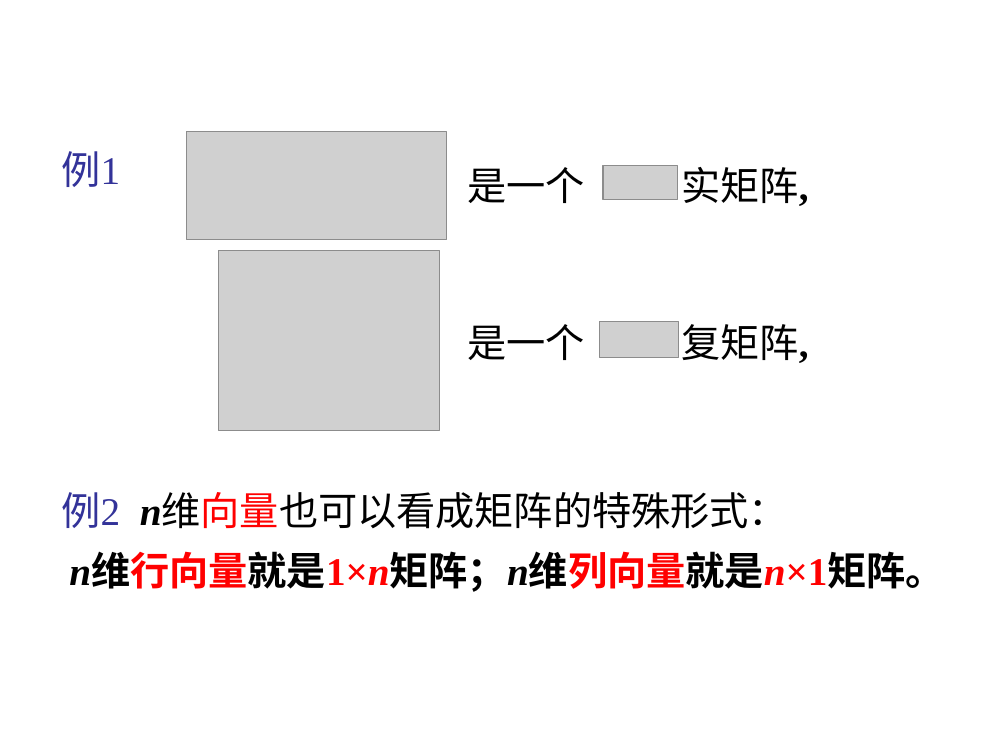
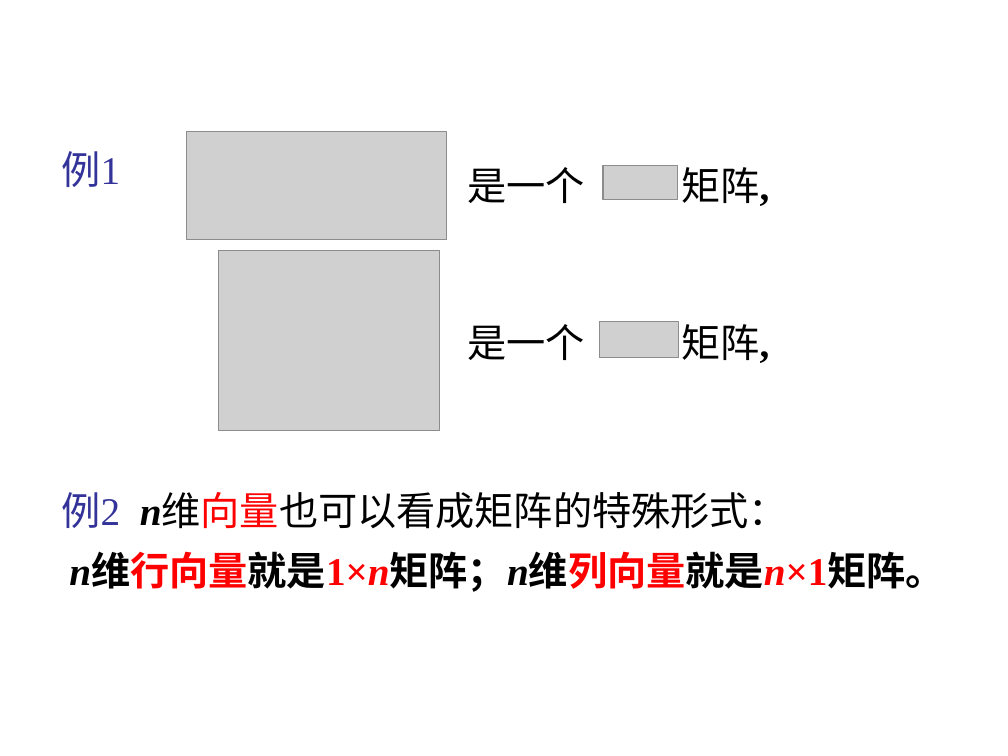
Before and after one commit to zhangbiaomath/zhangbiaomath.github.io, a slide deck: slide 7 of teaching/gaodai/ch4/高等代数第4章-矩阵.ppt (slide 3 before the commit). Drawn at 1008x756 pixels with LibreOffice and Linux fonts; fonts in the diff are those of the drawing; grey boxes stand for pictures. Boxes give left, top, right and bottom in pixels: in the first picture for what was removed or moved away, otherwise in the second. Text is boxed around its words. In the diff, an @@ line names an element or a change of style, - is before the commit and + after.

```diff
--- a/teaching/gaodai/ch4/高等代数第4章-矩阵.ppt
+++ b/teaching/gaodai/ch4/高等代数第4章-矩阵.ppt
@@ text at (467, 167, 769, 206): text changed @@
-是一个 实矩阵,
+是一个 矩阵,
@@ text at (467, 324, 769, 363): text changed @@
-是一个 复矩阵,
+是一个 矩阵,
```
Also in this commit, not shown: 2 other slides changed, 6 slides added, 2 slides removed, 1 other file.
